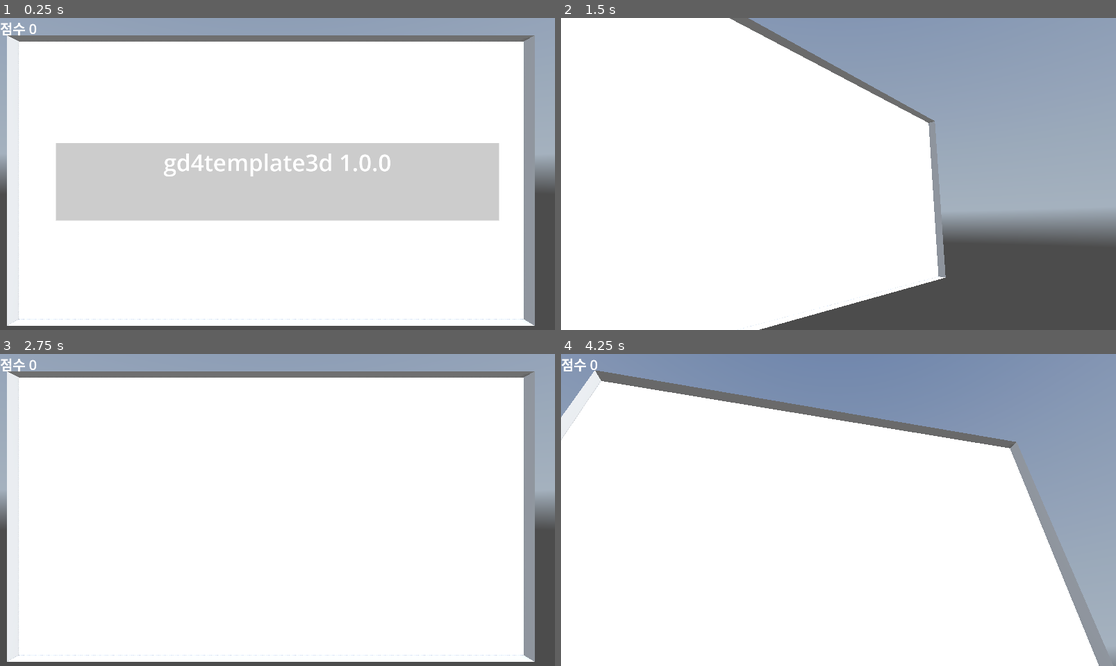
Above: before the commit, frames 1-4 (two rows, left to right).
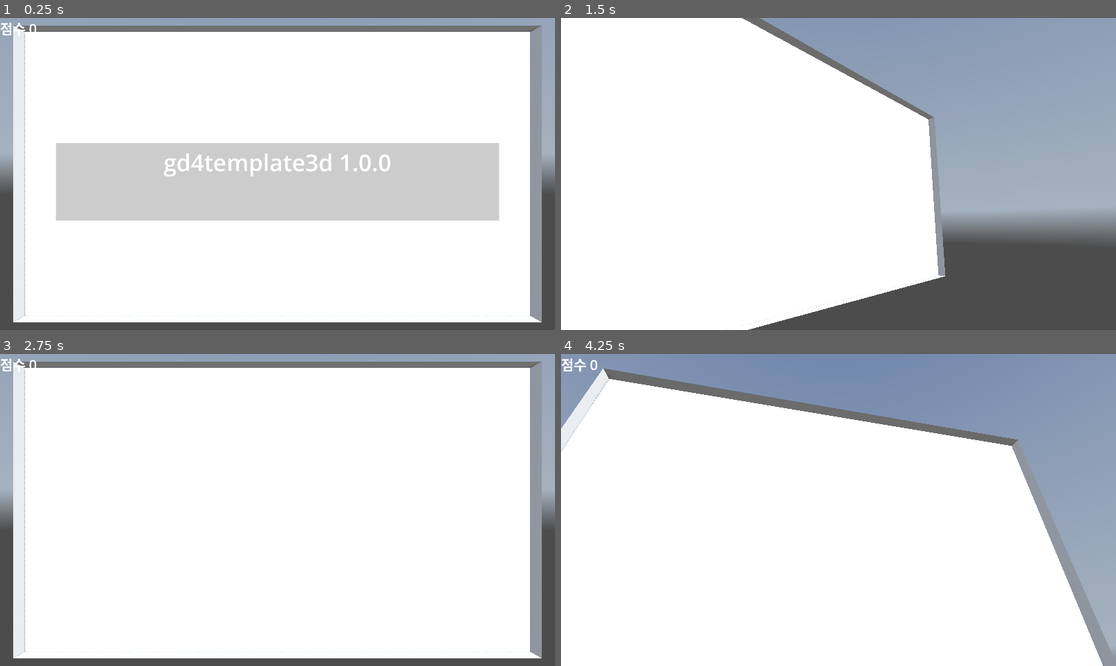
Above: after the commit, the same moments.

Repository: kasworld/gd4template3d
Game: Godot game, scene res://main.tscn
The game is run twice, just before and just after one commit, with the same random seed, the same clock (stepped at 60 frames per second) and the same inputs. A sky picture missing from this copy of the repository is replaced by a grey-blue gradient.
Inputs (mouse positions are in pixels of both pictures, inside the frame that each line leads up to):
- Up to frame 1 (0.25 s): no input
- Up to frame 2 (1.5 s): tap Enter at 0.5, 0.6, 1.35 s; move the mouse to (960, 158) at 0.52 s; click (960, 158) at 0.67 s; tap Space at 1.25 s; move the mouse to (727, 189) at 1.27 s; click (727, 189) at 1.42 s
- Up to frame 3 (2.75 s): move the mouse to (333, 441) at 2.02 s; tap Enter at 2.1 s; click (333, 441) at 2.17 s
- Up to frame 4 (4.25 s): tap Enter at 2.75, 2.85, 3.6 s; move the mouse to (810, 572) at 2.77 s; click (810, 572) at 2.92 s; tap Space at 3.5 s; move the mouse to (1005, 556) at 3.52 s; click (1005, 556) at 3.67 s

The runs differ from the first frame. In frame 1, 9.3% of the frame differs, in the area x 1-98%, y 2-99%; in frame 2, 1.4%; in frame 3, 9.3%; in frame 4, 2.4%.

Commit message:
add wirenet, fix wallbox

Diff:
--- a/main.gd
+++ b/main.gd
@@ -25,8 +25,8 @@
 	pass
 
 func set_walls() -> void:
-	$WallBox.mesh.size = WorldSize
-	$WallBox.position = WorldSize/2 - Vector3(0.5,0.5,0)
+	$WallBox.mesh.size = WorldSize + Vector3(1,1,0)
+	$WallBox.position = WorldSize/2 - Vector3(0,0,0.5)
 	$OmniLight3D.position = WorldSize/2 + Vector3(0,0,WorldSize.length())
 	$OmniLight3D.omni_range = WorldSize.length()*2
 
--- a/project.godot
+++ b/project.godot
@@ -12,7 +12,7 @@
 
 config/name="gd4template3d"
 run/main_scene="uid://c6maulcewyhy5"
-config/features=PackedStringArray("4.4", "Forward Plus")
+config/features=PackedStringArray("4.5", "Forward Plus")
 config/icon="res://icon.svg"
 
 [display]
--- /dev/null
+++ b/wire_net/wire_net.gd
@@ -0,0 +1,32 @@
+extends Node3D
+class_name WireNet
+
+var net_size :Vector2
+var wire_count :Vector2i
+var wire_radius :float
+
+func init(net_sizea :Vector2, wire_counta :Vector2i, wire_r :float) -> WireNet:
+	net_size = net_sizea
+	wire_count = wire_counta
+	wire_radius = wire_r
+	#var co := Color.RED
+
+	$MultiMeshInstance3D.multimesh.instance_count = wire_count.x + wire_count.y
+	$MultiMeshInstance3D.multimesh.visible_instance_count = $MultiMeshInstance3D.multimesh.instance_count
+	for i in $MultiMeshInstance3D.multimesh.visible_instance_count:
+		if i < wire_count.x:
+			$MultiMeshInstance3D.multimesh.set_instance_color(i,Color.RED)
+			var pos := Vector3( net_size.x/(wire_count.x-1)* i, net_size.y/2, 0)
+			var t = Transform3D(Basis(), pos)
+			#t = t.rotated(Vector3(0,1,0), bar_rot)
+			t = t.scaled_local( Vector3(wire_radius,net_size.y,wire_radius) )
+			$MultiMeshInstance3D.multimesh.set_instance_transform(i,t)
+		else:
+			$MultiMeshInstance3D.multimesh.set_instance_color(i,Color.BLUE)
+			var pos := Vector3(net_size.x/2, net_size.y/(wire_count.y-1)* (i-wire_count.x), 0)
+			var t = Transform3D(Basis(), pos)
+			#t = t.rotated(Vector3(0,1,0), bar_rot)
+			t = t.scaled_local( Vector3(net_size.x,wire_radius,wire_radius) )
+			$MultiMeshInstance3D.multimesh.set_instance_transform(i,t)
+
+	return self
--- /dev/null
+++ b/wire_net/wire_net.tscn
@@ -0,0 +1,22 @@
+[gd_scene load_steps=5 format=3 uid="uid://4ejo8cq5ugex"]
+
+[ext_resource type="Script" uid="uid://h6ctm7s6d2vn" path="res://wire_net/wire_net.gd" id="1_vsprm"]
+
+[sub_resource type="StandardMaterial3D" id="StandardMaterial3D_vsprm"]
+vertex_color_use_as_albedo = true
+
+[sub_resource type="BoxMesh" id="BoxMesh_vsprm"]
+resource_local_to_scene = true
+material = SubResource("StandardMaterial3D_vsprm")
+
+[sub_resource type="MultiMesh" id="MultiMesh_x5rn3"]
+resource_local_to_scene = true
+transform_format = 1
+use_colors = true
+mesh = SubResource("BoxMesh_vsprm")
+
+[node name="WireNet" type="Node3D"]
+script = ExtResource("1_vsprm")
+
+[node name="MultiMeshInstance3D" type="MultiMeshInstance3D" parent="."]
+multimesh = SubResource("MultiMesh_x5rn3")
Not shown, added: wire_net/wire_net.gd.uid
